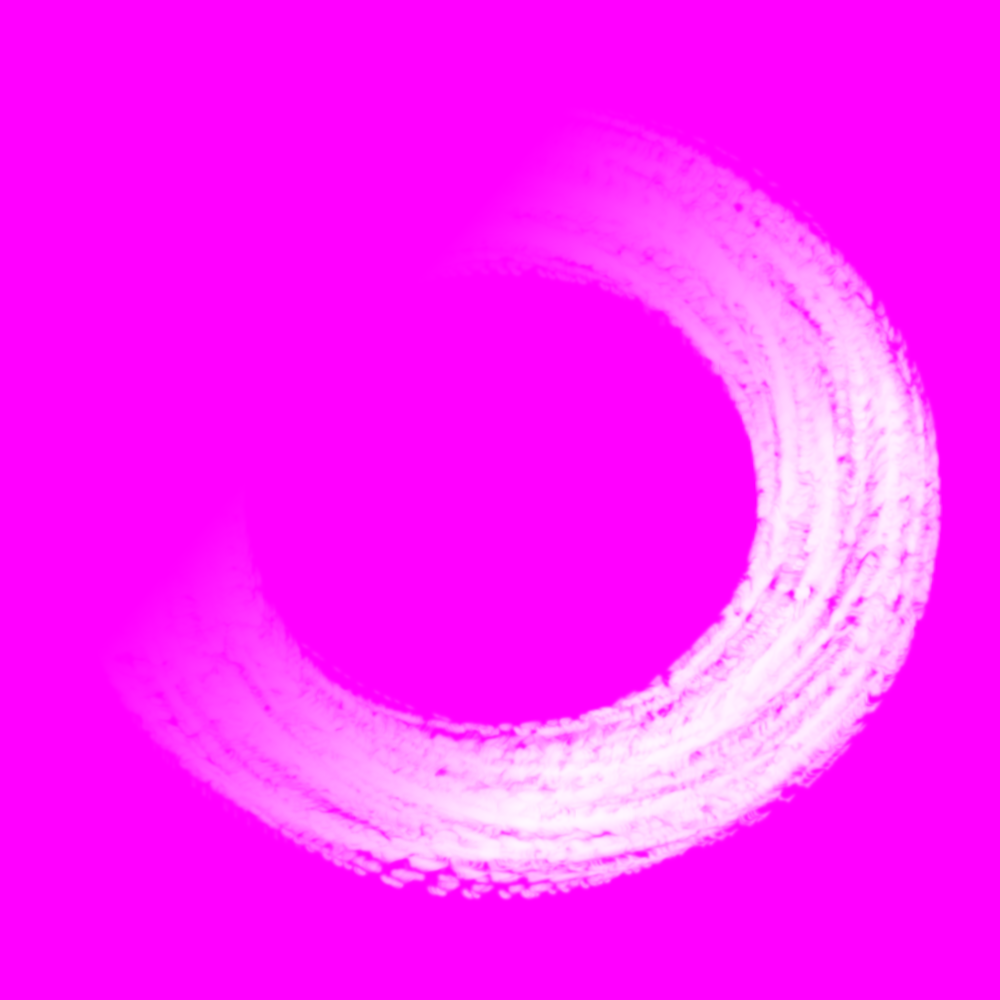
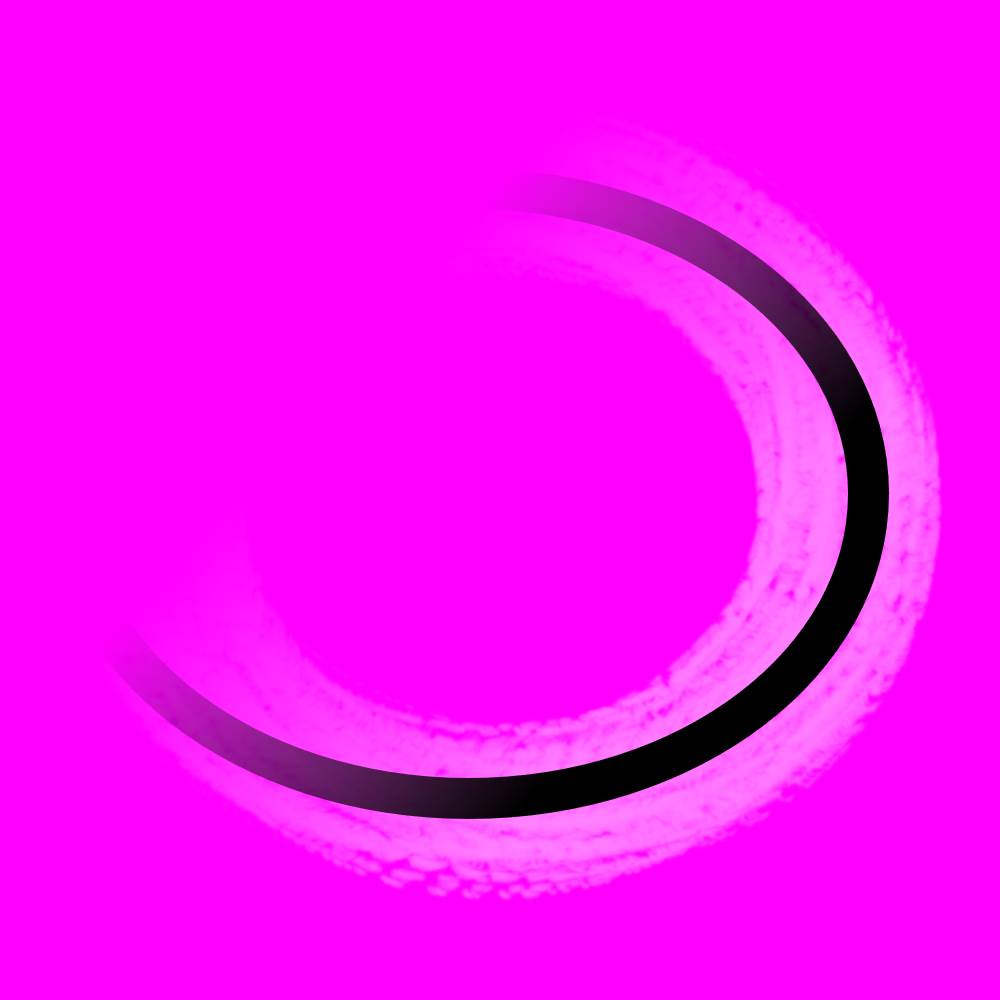
Two versions of the same layered image (1000x1000). Layer-by-layer changes:
added layer "Layer 4" above "Layer 1" over 102, 128, 896, 832
"Layer 1": opacity 100% → 53%, painted on it over 102, 111, 943, 901
